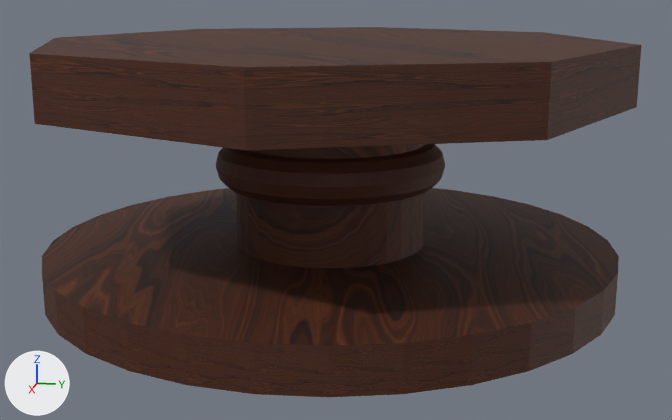
The FBX model Assets/Meshes/Octagon.fbx, before and after one commit.
Camera for both pictures: a 50 mm lens placed at (2.025, 0.417, 0.64), pointed at (0.022, 0.017, 0.139). Lighting does not change. The marker at lower left points along +X, +Y and +Z. Vertices at the same position are counted once.

In view in the first picture: 'Octagon'.
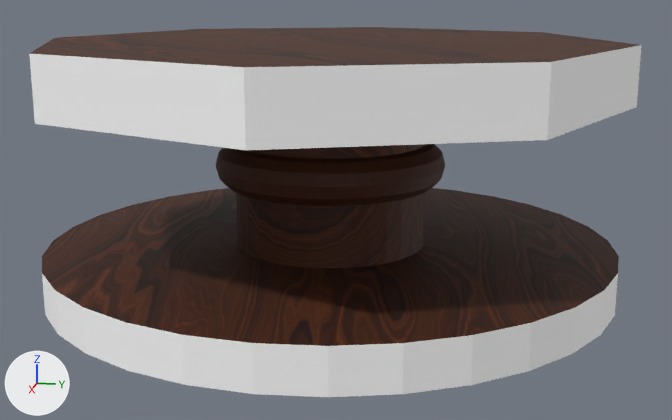
What differs and where, as boxes (x1, y1, x2, y2) in the pictures (672 x 420 px):
part 1 of me_octagon, recoloured (brown to white): (29, 45, 641, 397) in both

The edits, one by one:
Material 'Outline' (mat_outline) is new.
Its base color is (1.0, 1.0, 1.0) (white #ffffff).
Its roughness is 0.69.
me_octagon has 792 vertices, 688 faces and spans x -0.651..0.651, y -0.651..0.651, z -0.03..0.513.
me_octagon is used by ob_octagon; location (0.0, 0.0, 0.0).
me_octagon part 1: 40 of the faces centred in x -0.632..0.632, y -0.632..0.632, z 0.015..0.449 switch from mat_octagon (picture img_wood_jpg) to mat_outline (white #ffffff).
